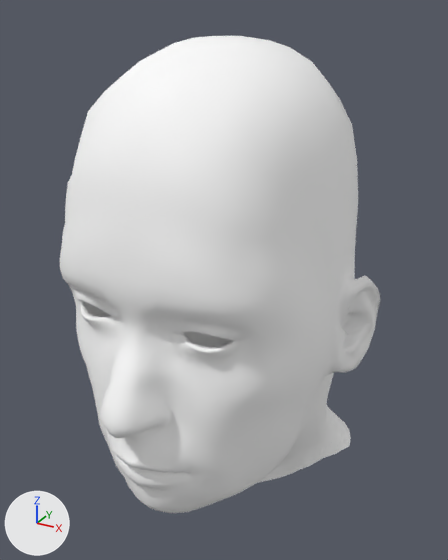
A saved change to the glTF model tools/art/characters/starter-head.glb.
Both versions are drawn from a 50 mm lens placed at (0.133, -0.332, 1.719), pointed at (-0.031, -0.033, 1.57). Arrows for +X, +Y and +Z are at lower left; the lights stay in place. The picture after the commit comes second. Vertices at exactly the same position are counted once.

Before the edit, the objects in view are built like this:
```python
me_neutral_starter_head__anatomical_topology = bpy.data.meshes.new('Neutral starter head, anatomical topology')
me_neutral_starter_head__anatomical_topology.from_pydata(...)  # 4297 vertices, 8540 faces; spans x -0.115..0.061, y -0.15..0.069, z 1.426..1.706
me_neutral_starter_head__anatomical_topology.materials.append(mat_field_worn_skin)  # white #ffffff
ob_starter_head = bpy.data.objects.new('Starter head', me_neutral_starter_head__anatomical_topology)
ob_starter_head.location = (0.0, 0.0, 0.0)
```
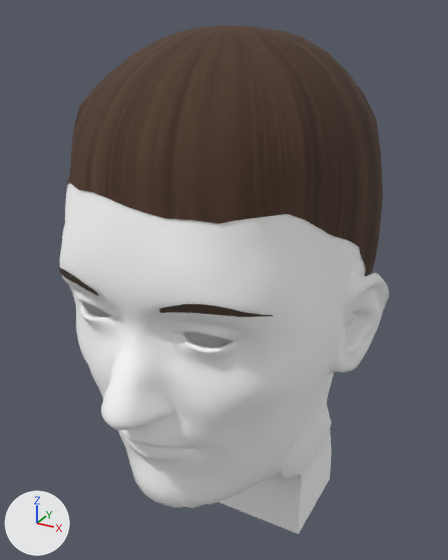
What differs and where, as boxes (x1, y1, x2, y2) in the pictures (448 x 560 px; the box of a moved part takes in the faces that stretch with it):
'Starter head', reshaped: before (60, 36, 380, 513); after (60, 182, 389, 534)
'Close-cropped scalp', added (brown): after (66, 26, 383, 276)
'Tapered eyebrow profiles', added: after (59, 267, 273, 317)
part 1 of me_neutral_starter_head__anatomical_topology, moved or reshaped: before (83, 36, 380, 513); after (83, 227, 389, 534)

The edits, one by one:
Picture 'hair-grain' (img_hair_grain) is new.
Material 'Tobacco brown eyebrows' (mat_tobacco_brown_eyebrows) is new.
Its base color is (0.056, 0.034, 0.022) (brown #433429).
Its roughness is 0.92.
Material 'Tobacco brown hair' (mat_tobacco_brown_hair) is new.
Uses the picture img_hair_grain.
me_neutral_starter_head__anatomical_topology is used by ob_starter_head; location (0.0, 0.0, 0.0).
me_neutral_starter_head__anatomical_topology had 4297 vertices, 8540 faces and spanned x -0.115..0.061, y -0.15..0.069, z 1.426..1.706.
me_neutral_starter_head__anatomical_topology now has 4450 vertices, 8840 faces and spans x -0.118..0.064, y -0.149..0.057, z 1.388..1.706.
me_neutral_starter_head__anatomical_topology part 1: 1833 vertices moved from x -0.115..0.061, y -0.15..0.062, z 1.426..1.706 to x -0.118..0.064, y -0.149..0.057, z 1.424..1.706; 351 vertices removed from x -0.108..0.054, y -0.15..0.069, z 1.426..1.588; 504 vertices added at x -0.11..0.056, y -0.149..0.036, z 1.388..1.588.
Mesh me_tapered_eyebrow_profiles is new.
It has 76 vertices, 72 faces and spans x -0.0876..0.0336, y -0.1313..-0.1063, z 1.5939..1.6037.
It uses material mat_tobacco_brown_eyebrows (brown #433429).
Mesh me_close_cropped_scalp is new.
It has 386 vertices, 686 faces and spans x -0.106..0.052, y -0.128..0.061, z 1.539..1.711.
It uses material mat_tobacco_brown_hair.
Object 'Tapered eyebrow profiles' (ob_tapered_eyebrow_profiles) is new; it shows me_tapered_eyebrow_profiles.
Its location is (0.0, 0.0, 0.0).
Object 'Close-cropped scalp' (ob_close_cropped_scalp) is new; it shows me_close_cropped_scalp.
Its location is (0.0, 0.0, 0.0).
